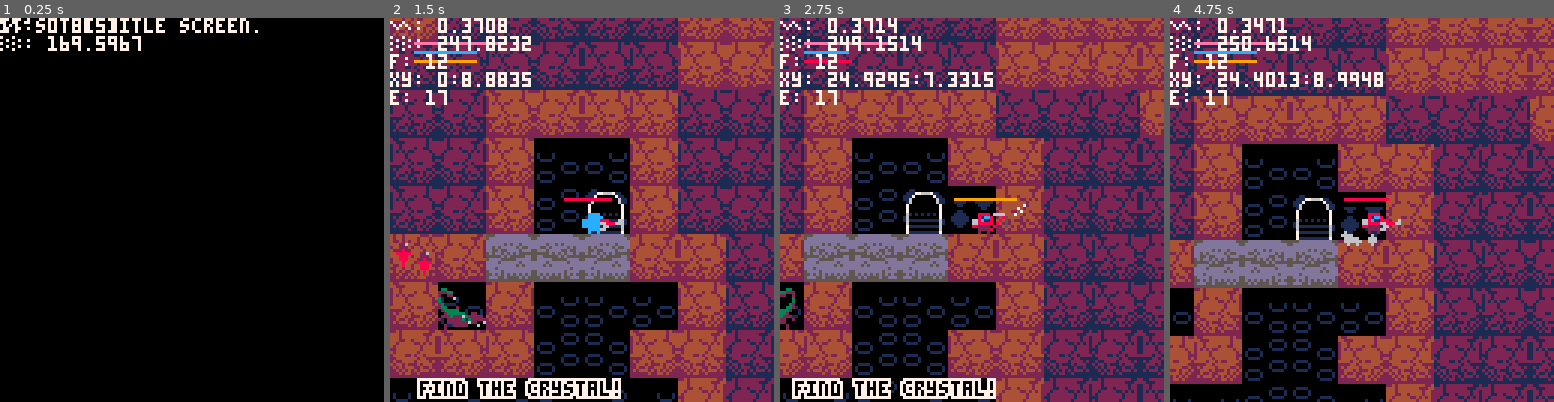
Above: before the commit, frames 1-4 (left to right).
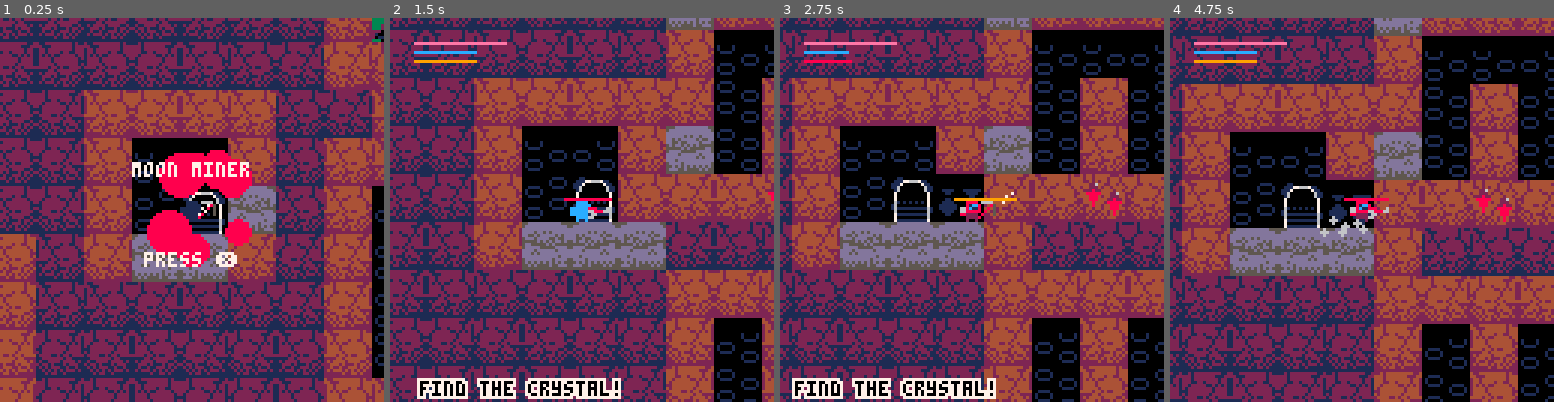
Above: after the commit, the same moments.

Repository: verdog/moon-miner
Game: PICO-8 cartridge miner.p8
Same seed, same stepped clock (60 frames per second), same inputs: the game is played once before the commit and once after it.
Inputs:
- Up to frame 1 (0.25 s): no input
- Up to frame 2 (1.5 s): tap X (X key) at 0.33, 1.07 s; tap O (Z key) at 0.7 s
- Up to frame 3 (2.75 s): hold Right 1.6-2.1 s; tap O (Z key) at 1.7, 2.1, 2.5 s; tap X (X key) at 1.85 s; hold Up 2.15-2.42 s; hold Right from 2.47 s (still down)
- Up to frame 4 (4.75 s): tap O (Z key) every 0.4 s from 2.9 to 4.5 s; tap X (X key) at 2.97, 4.08 s; release Right at 3.03 s; hold Left 3.08-3.58 s; hold Down 3.63-3.97 s; hold Right 4.02-4.68 s; hold Up from 4.73 s (still down)

The runs differ from the first frame. In frame 1, 96% of the frame differs, in the area x 0-100%, y 0-100%; in frame 2, 68%; in frame 3, 70%; in frame 4, 73%.

Commit message:
title screen demo play

Diff:
--- a/miner.p8
+++ b/miner.p8
@@ -6,10 +6,15 @@
 function _init()
  debug_init()
  reset()
+
+	menuitem(2,
+	"save",
+	function ()
+		cstore(0, 0, 0x3000)
+	end)
 end
 
 function reset()
- _global.state = "title"
  _global.map_target_feats = 12
  _global.map_spread = 36
  _global.total_points = 0
@@ -17,6 +22,12 @@
 	_global.crystals = 0
  player = _player:new()
  canrestart = false
+ srand(64)
+ start_level()
+ _global.state = "title"
+ _demo_record = 0
+	_demo_play = 1
+	_demo_frame = 0
  camera()
 end
 
@@ -33,6 +44,7 @@
 	player.x = 0
  player.y = 0
  player.showhint = false
+ player.state = "play"
  deadtimer = 0
 
  -- init level stats
@@ -68,10 +80,11 @@
 function _update()
 	if _global.state == "play"
 	or _global.state == "dead"
+	or _global.state == "title"
 	then
 		map_update()
 		proj_update()
-		if _global.state != "dead" then
+		if player.state != "dead" then
 			player:update()
   end
 		enemies_update()
@@ -79,12 +92,9 @@
 		vfx_update()
 	end
 
-	if _global.state != "title"
-	then
-		camera(player.x-64+shake.x,player.y-64+shake.y)
-		_global.cam.x = peek2(0x5f28)
-		_global.cam.y = peek2(0x5f2a)
-	end
+	camera(player.x-60+shake.x,player.y-60+shake.y)
+	_global.cam.x = peek2(0x5f28)
+	_global.cam.y = peek2(0x5f2a)
 
 	if _global.state == "title"
 	then
@@ -116,21 +126,38 @@
 	then
 		ui_update(player)
 	end
+
+	-- demo
+	debug(_demo_record, "dr")
+	debug(_demo_play, "dp")
+	debug(_demo_frame, "df")
+
+	if _demo_play == 1
+	or _demo_record == 1
+	then
+		_demo_frame += 1
+		if (_demo_frame >= 2047) reset()
+	end
 end
 
 function _draw()
 	cls()
-	if _global.state == "play" or _global.state == "dead" then
+	if _global.state == "play"
+	or _global.state == "dead"
+	or _global.state == "title"
+	then
 		map_draw(player.x,player.y)
 		proj_draw()
 		vfx_draw(-1)
-		if _global.state != "dead" then
+		if player.state != "dead" then
 			player:draw()
 		end
   enemies_draw()
   _global.crystal:draw()
 		vfx_draw(1)
-		ui_draw(player)
+		if _global.state != "title" then
+			ui_draw(player)
+		end
 	end
 
 	if _global.state == "title" then
@@ -154,7 +181,7 @@
 -- debug system
 function debug_init()
 	debug_table = {}
-	_debug = true
+	_debug = false
 	menuitem(1,"toggle debug", function() _debug=not _debug end)
 end
 
@@ -510,6 +537,13 @@
 	 self.xinp -= 1
 	end
 
+	if _demo_play == 1 then
+		self.xinp -= read_demo(_demo_frame,0)
+		self.xinp += read_demo(_demo_frame,1)
+		self.yinp -= read_demo(_demo_frame,2)
+		self.yinp += read_demo(_demo_frame,3)
+	end
+
 	if abs(self.xinp) > 0 then
 		self:impulse(self.xinpacc * sgn(self.xinp),0)
 		self.flipx = self.xinp < 0 and true or false
@@ -535,6 +569,10 @@
 
 	self.curs.x=4+flr((4+self.x+14*self.xinp)/16)*16
 	self.curs.y=4+flr((4+self.y+14*self.yinp)/16)*16
+
+	if _demo_record == 1 then
+		record_input(self)
+	end
 end
 
 function _player:draw()
@@ -577,6 +615,10 @@
 end
 
 function _player:a()
+	if _demo_play == 1 then
+		return read_demo(_demo_frame,4) == 1
+	end
+
 	if self.weapon == 0 then
 		-- pickaxe
 		return btn(❎)
@@ -587,6 +629,10 @@
 end
 
 function _player:b()
+	if _demo_play == 1 then
+		return read_demo(_demo_frame,5) == 1
+	end
+
 	return btnp(🅾️)
 end
 
@@ -632,7 +678,11 @@
 
 function _player:die()
 	vfx_p_death(self.x+4,self.y+4,.5+rnd(1),15+rnd(12),8,6)
- _global.state = "dead"
+
+ if _global.state != "title" then
+ 	_global.state = "dead"
+ end
+
  self.state = "dead"
 	message("you're dead.")
 
@@ -647,6 +697,36 @@
 	self.ammo += n
 end
 
+function record_input(p)
+	local data = 0
+
+	-- badurl
+	data =
+		bor(data,p:b() and 32 or 0)
+	data =
+		bor(data,p:a() and 16 or 0)
+	data =
+		bor(data,p.yinp > 0 and 8 or 0)
+	data =
+		bor(data,p.yinp < 0 and 4 or 0)
+	data =
+		bor(data,p.xinp > 0 and 2 or 0)
+	data =
+		bor(data,p.xinp < 0 and 1 or 0)
+
+	local mx = _demo_frame % 64 + 64
+	local my = flr(_demo_frame/64)
+	mset(mx, my, data)
+
+	debug(data)
+end
+
+function read_demo(f, bit)
+	local mx = f % 64 + 64
+	local my = flr(f/64)
+	local data =	mget(mx, my)
+	return band(shr(data, bit), 1)
+end
 -->8
 -- map
 
@@ -829,8 +909,8 @@
 -- maybe this could use some
 -- optimization, but it works
 -- fine for now :)
-	for x=flr(px/16)-5,flr(px/16)+4 do
-		for y=flr(py/16)-5,flr(py/16)+4 do
+	for x=flr(px/16)-5,flr(px/16)+5 do
+		for y=flr(py/16)-5,flr(py/16)+5 do
 			local tile = map_get(x,y)
 			local fx = band(x*0xbeef%11,1)
 			local fy = band(y*0xcafe%17,1)
@@ -1103,14 +1183,26 @@
 end
 
 function title_update()
-	if btnp(❎) then
+	if btnp(❎)
+	and _demo_record == 0
+	then
 		_global.state = "play"
+		_demo_play = 0
+		player.hp = 10
 		start_level()
 	end
 end
 
 function title_draw()
-	print("it's the title screen.",0,0)
+	print("moon miner",
+	_global.cam.x + 44,
+	_global.cam.y + 48,
+	7)
+
+	print("press ❎",
+	_global.cam.x + 48,
+	_global.cam.y + 78,
+	7)
 end
 
 function stats_update()
@@ -1138,7 +1230,7 @@
 -- fx --------------------------
 
 function vfx_shake(m)
-	shake.m = m
+	shake.m = _global.state != "title" and m or 0
 end
 
 function vfx_init()
@@ -2284,37 +2376,37 @@
 
 
 __map__
-2121212021212121212121212021242121202121212121212020202021212121242121212121212121212121212020202020212121202020202121212121212100000000000000000000000000000000000000000000000000000000000000000000000000000000000000000000000000000000000000000000000000000000
-2121212021212122212121212021212121202121212121212021212021212121212121212121212121212121212121212120212121212121202121212120202100000000000000000000000000000000000000000000000000000000000000000000000000000000000000000000000000000000000000000000000000000000
-2121202020202020212121212021212121202121212121212021212021202121202020202121212121212121212121212121212121212121202121212120202100000000000000000000000000000000000000000000000000000000000000000000000000000000000000000000000000000000000000000000000000000000
-2020202021212020212121212021212121202020212320202021212021202121212121202121212121212221212121212121212121212121202020202121242100000000000000000000000000000000000000000000000000000000000000000000000000000000000000000000000000000000000000000000000000000000
-2124212121212020202020202021212121202121202021212121212021202121212121202020202020202020202021212121212121212121202121212021212100000000000000000000000000000000000000000000000000000000000000000000000000000000000000000000000000000000000000000000000000000000
-2121212121212021212021212021212020202021212021212121212022202121212121202121212121212121212021212120212121202021202122212021212100000000000000000000000000000000000000000000000000000000000000000000000000000000000000000000000000000000000000000000000000000000
-2121212121212021212021212021212121212021212021212121212020202020212020202121212120212121212021212120212120202121212020202021212100000000000000000000000000000000000000000000000000000000000000000000000000000000000000000000000000000000000000000000000000000000
-2121212121212021212221212021212122212021202121212121212021212121212121202321212020212121212021222120212320202121212121212021212100000000000000000000000000000000000000000000000000000000000000000000000000000000000000000000000000000000000000000000000000000000
-2121212020202020202020202020202020202021202121212121212021212120212121202020202021212121212020202020202021202121212121212021212100000000000000000000000000000000000000000000000000000000000000000000000000000000000000000000000000000000000000000000000000000000
-2121212021212421212121212021212021212121212021212121212021212120212321202121212121212121212121212120212121202021212121212121212100000000000000000000000000000000000000000000000000000000000000000000000000000000000000000000000000000000000000000000000000000000
-2121212021212121212121212021212021212121212021212121232021212120202020202120202021202020202021212120212121212121212121212121212100000000000000000000000000000000000000000000000000000000000000000000000000000000000000000000000000000000000000000000000000000000
-2121212021212020202020202021212020202121212020202020202021212124212121212120212121202020212021212120212121212121212020202020202000000000000000000000000000000000000000000000000000000000000000000000000000000000000000000000000000000000000000000000000000000000
-2121212021212021212121212121212121202121212121212120212121212121212121212120212121212121212021212120212121232120202021212121242000000000000000000000000000000000000000000000000000000000000000000000000000000000000000000000000000000000000000000000000000000000
-2121212021212021212321212121212121202121212121212121212120212121212121212120212221202020232021212120212020202020212221212121212000000000000000000000000000000000000000000000000000000000000000000000000000000000000000000000000000000000000000000000000000000000
-2121212121212020202020202020202021212121212121212121212120212121212120202020202020202020202021212020202020202020202020202121212000000000000000000000000000000000000000000000000000000000000000000000000000000000000000000000000000000000000000000000000000000000
-2121212121212121212120212121212021212121212221212121212120212121212121202120212121202421212121212121212121212124212121202121212000000000000000000000000000000000000000000000000000000000000000000000000000000000000000000000000000000000000000000000000000000000
-2120202020202021212120212121212121212121202020202121212120202020212121202121212121202121212121212021212121212121212120202121212000000000000000000000000000000000000000000000000000000000000000000000000000000000000000000000000000000000000000000000000000000000
-2120212121242021212120212221212121212121202020202121212120212121212121202121212121202121212020202021212121212121212120212121212000000000000000000000000000000000000000000000000000000000000000000000000000000000000000000000000000000000000000000000000000000000
-2120222121212021202020202020202020202020202020202121212020212121212121202121212121202121212120202122212121212121212120212121212000000000000000000000000000000000000000000000000000000000000000000000000000000000000000000000000000000000000000000000000000000000
-2120202020202021202121212121212021212124212121212121212021212121212121212121212121202121212120202020202021212121212120212121212000000000000000000000000000000000000000000000000000000000000000000000000000000000000000000000000000000000000000000000000000000000
-2121212121212121202221212121212121212121212121212120202021212121202020212121212121202021212121212121212021212121212120212123212000000000000000000000000000000000000000000000000000000000000000000000000000000000000000000000000000000000000000000000000000000000
-2121212121212121202020212121212121212121212121212121212022212121202020212121212121212020202020202021212021212121212120202020202000000000000000000000000000000000000000000000000000000000000000000000000000000000000000000000000000000000000000000000000000000000
-2121212020202121202020212121212121212121212121212121212020202020202020202020212121212121212121212121212021212121212120212121212000000000000000000000000000000000000000000000000000000000000000000000000000000000000000000000000000000000000000000000000000000000
-2121212121202121202020212121202021212121212020202021212120212121242121212120212120202121212121212121212020202020202020212121212000000000000000000000000000000000000000000000000000000000000000000000000000000000000000000000000000000000000000000000000000000000
-2121212121212121202121212121212121212121212021212021212120212121212121212120212121202121212121212121212121212421212120212121212000000000000000000000000000000000000000000000000000000000000000000000000000000000000000000000000000000000000000000000000000000000
-2020202121212121202121212121212121212121212022212021212120212121212121212120202021202020202020202020202021212121212120212122212000000000000000000000000000000000000000000000000000000000000000000000000000000000000000000000000000000000000000000000000000000000
-2021242121212121202121212020202020202020202020212021212120212121212121212121212021212121212121212124212020212121212120202020202000000000000000000000000000000000000000000000000000000000000000000000000000000000000000000000000000000000000000000000000000000000
-2021212121212120202121212121212121212124212121212021212121212121212121212121212021212121212121212121212120212121232120202020202000000000000000000000000000000000000000000000000000000000000000000000000000000000000000000000000000000000000000000000000000000000
-2021212021212121212121212122212121212121212121212021212121212020212320202020202020212121212121212121212020212120202020212124212100000000000000000000000000000000000000000000000000000000000000000000000000000000000000000000000000000000000000000000000000000000
-2021212021212121212121202020202020212121212121212020202121212020202020212121212120202121212121212121212021212121212120212121212100000000000000000000000000000000000000000000000000000000000000000000000000000000000000000000000000000000000000000000000000000000
-2021212021212121212020202020202020202021212121212021202123212021212121212221212120202122212121212121212021212121212120212121212100000000000000000000000000000000000000000000000000000000000000000000000000000000000000000000000000000000000000000000000000000000
+2121212021212121212121212021242121202121212121212020202021212121242121212121212121212121212020202020212121202020202121212121212100000000000000000000000000000001010101010101050505011111111111111111111111111111111111111111111111111111110000000000000000001818
+2121212021212122212121212021212121202121212121212021212021212121212121212121212121212121212121212120212121212121202121212120202118181818181818181818181818181818181818181818181818181818180808000101010101010101010101010101010121010101010101010101010101010101
+2121202020202020212121212021212121202121212121212021212021202121202020202121212121212121212121212121212121212121202121212120202101010101010101000000020202020000000000000000000004140000001202020212020202021202020202020202020202020000110100001000000010000000
+2020202021212020212121212021212121202020212320202021212021202121212121202121212121212221212121212121212121212121202020202121242100000000000000000004040010000000100000000000000202020202020202020202020111010000100000100000000000000000010101012101010101010101
+21242121212120202020202020212121212021212020212121212120212021212121212020202020202020202020212121212121212121212021212120212121010101010101010101010101010101010101010101011111111111111111111918181818181a12121212121212121212121a1818191919191919191818181818
+2121212121212021212021212021212020202021212021212121212022202121212121202121212121212121212021212120212121202021202122212021212118181818181808080801010000000000000000040404040404040404050505050501010101010100020202020202000000000000000202020202020202000001
+2121212121212021212021212021212121212021212021212121212020202020212020202121212120212121212021212120212120202121212020202021212101010100000000010101010101010000000000000000000000000000000000000000000000000202020212121212121212121212121200002000000000001000
+2121212121212021212221212021212122212021202121212121212021212121212121202321212020212121212021222120212320202121212121212021212100000012020202120202020000000000001000000010000000100000000010000000001000020202020202021000000000000000000202022202020202020202
+2121212020202020202020202020202020202021202121212121212021212120212121202020202021212121212020202020202021202121212121212021212102020202020202020a08080808181818180808080808020202020202020202020202121212000101010101010002121212121202020001010101010101010101
+2121212021212421212121212021212021212121212021212121212021212120212321202121212121212121212121212120212121202021212121212121212101010101010202020202020202021212121212121212121212121212121212121212121212121212121212121212121212121212121212121212121212121212
+2121212021212121212121212021212021212121212021212121232021212120202020202120202021202020202021212120212121212121212121212121212112121212121212121212121212121212121212121202000000000000000000000000000000000414141414141414141414141414141414141416161212120202
+2121212021212020202020202021212020202121212020202020202021212124212121212120212121202020212021212120212121212121212020202020202002020212121212120202020000040404141414141414040404040404000000000000000000000000000004041414141414141414141414161212121212121212
+2121212021212021212121212121212121202121212121212120212121212121212121212120212121212121212021212120212121232120202021212121242012020000000000000000000014141414141414141414141414141414141414141414141414141612121212020202020000000000000000000000000000000404
+2121212021212021212321212121212121202121212121212121212120212121212121212120212221202020232021212120212020202020212221212121212004141414141414141414141414141416161616161616161616161616121202020212121212121212121212020000040404040002022201011101000000100000
+2121212121212020202020202020202021212121212121212121212120212121212120202020202020202020202021212020202020202020202020202121212000100000000000000000000004040405011100000000100000001000000010000010000000000000000004040404050101001000000010000000100000001000
+2121212121212121212120212121212021212121212221212121212120212121212121202120212121202421212121212121212121212124212121202121212000001002020202020202020202020206060606010111010000100000000010000000100000100000001000000000000000000020000000000000000000000000
+2120202020202021212120212121212121212121202020202121212120202020212121202121212121202121212121212021212121212121212120202121212000000000000000000000000000000000101818080802020202020202121212121212120200000000000101010101010101010101010101010101000000000000
+2120212121242021212120212221212121212121202020202121212120212121212121202121212121202121212020202021212121212121212120212121212000000000000000000000000000000000000000010101010101010101010100000002020202020202020202020202020202020202020202060604000020000000
+212022212121202120202020202020202020202020202020212121202021212121212120212121212120212121212020212221212121212121212021212121200000020210000000001000000010000000100000100001010101010101010101010121000002020a080818181802020202021212121212121212121212121212
+2120202020202021202121212121212021212124212121212121212021212121212121212121212121202121212120202020202021212121212120212121212012121212121212121212121212121212121212121212121212121212121201012100000010000000001000000010000000100000100000000010000000100000
+2121212121212121202221212121212121212121212121212120202021212121202020212121212121202021212121212121212021212121212120212123212000000000000000002000141415150505151505151515010101010101111111111111111111010101200002020200000000000000040414040000001000000010
+2121212121212121202020212121212121212121212121212121212022212121202020212121212121212020202020202021212021212121212120202020202000000010000000100000000012020202020202020222020202020202020202020202020202020200000000010105050505050505050111111111111111111101
+2121212020202121202020212121212121212121212121212121212020202020202020202020212121212121212121212121212021212121212120212121212001010100000000000000000000000202020000000000000000000005050505050505050404040404040404041415151515151515150101010101010000000000
+2121212121202121202020212121202021212121212020202021212120212121242121212120212120202121212121212121212020202020202020212121212002020202020000000000040404040404040404050505050505050505050505050505000000000000000000000000000000000000000002020202020202020202
+2121212121212121202121212121212121212121212021212021212120212121212121212120212121202121212121212121212121212421212120212121212002010101010101010101050505050505050505040404040404040404050505010101010101010101010101010101050406060606060606060606060606020202
+2020202121212121202121212121212121212121212022212021212120212121212121212120202021202020202020202020202021212121212120212122212012121212121212121212121212121202020020010111010000000010000000100000001000000000100000001000000010000000001000000000200002020202
+2021242121212121202121212020202020202020202020212021212120212121212121212121212021212121212121212124212020212121212120202020202012121212121212121212120202020000000004041414141416161616161616160602060606161616161212121212120202020202020202020202021212121212
+2021212121212120202121212121212121212124212121212021212121212121212121212121212021212121212121212121212120212121232120202020202016060602020202020202020202020202021212161616141414141404040404040404040401010101010101010000000001111111111111111111111111010101
+2021212021212121212121212122212121212121212121212021212121212020212320202020202020212121212121212121212020212120202020212124212101011111111505050505050501010101010101000000000000001011111111111111111111111111010000000000000000000111111111111111111111111111
+2021212021212121212121202020202020212121212121212020202121212020202020212121212120202121212121212121212021212121212120212121212111111111101000000002020202020202020202020202020202020202121212320202020200100000000010000000000000000010000000001000000000000000
+2021212021212121212020202020202020202021212121212021202123212021212121212221212120202122212121212121212021212121212120212121212100000000000001010101010101011000000000001000000000100000000010000202020202020202020211010101010000000000000000000000000000000000
 2020202020202020202020202020202020202020202020202021202020202020202020202020202020202020202020202020202021212121212120212121212100000000000000000000000000000000000000000000000000000000000000000000000000000000000000000000000000000000000000000000000000000000
 
 
Not shown, changed: 22 lines of the sprite sheet (__gfx__) section of miner.p8
